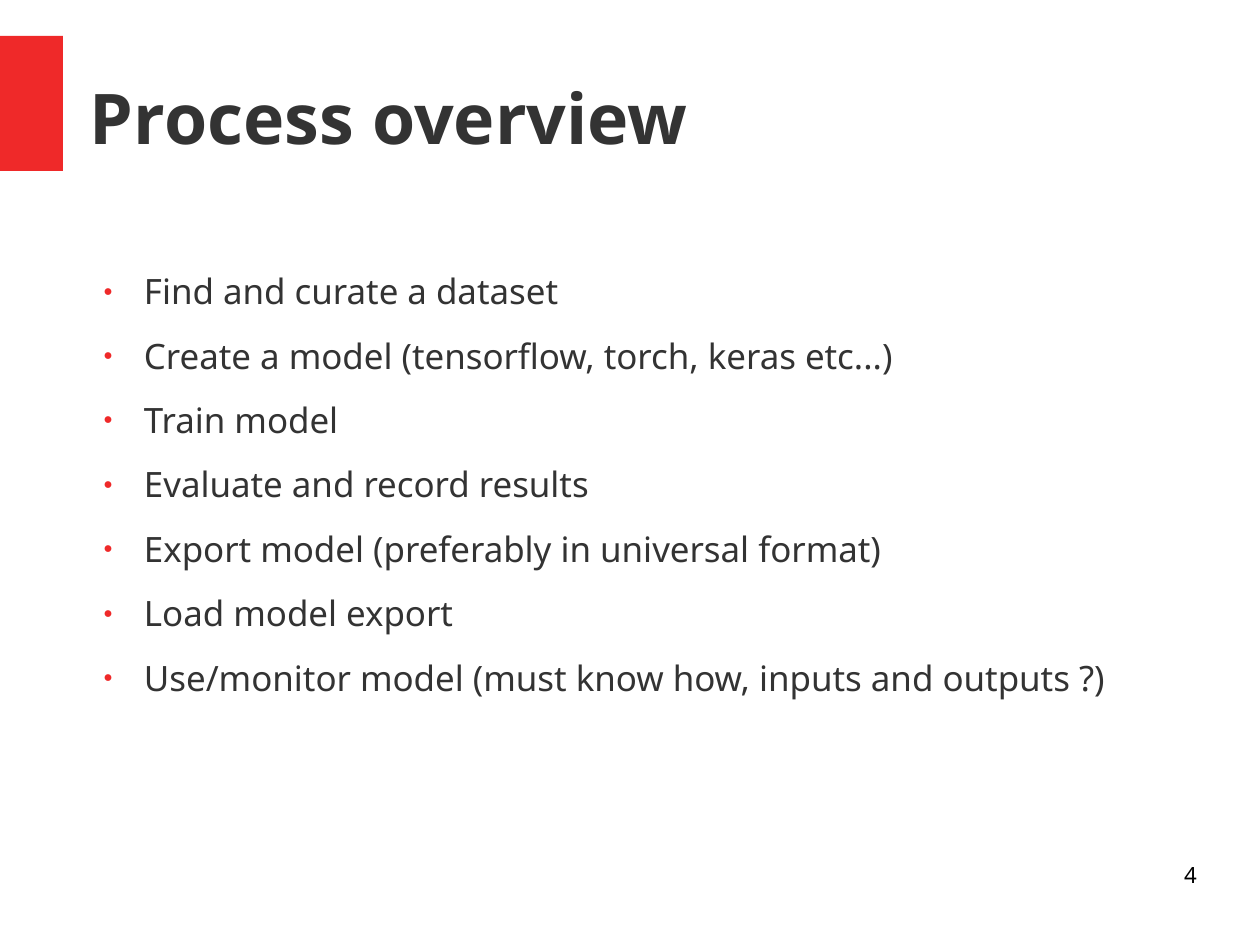
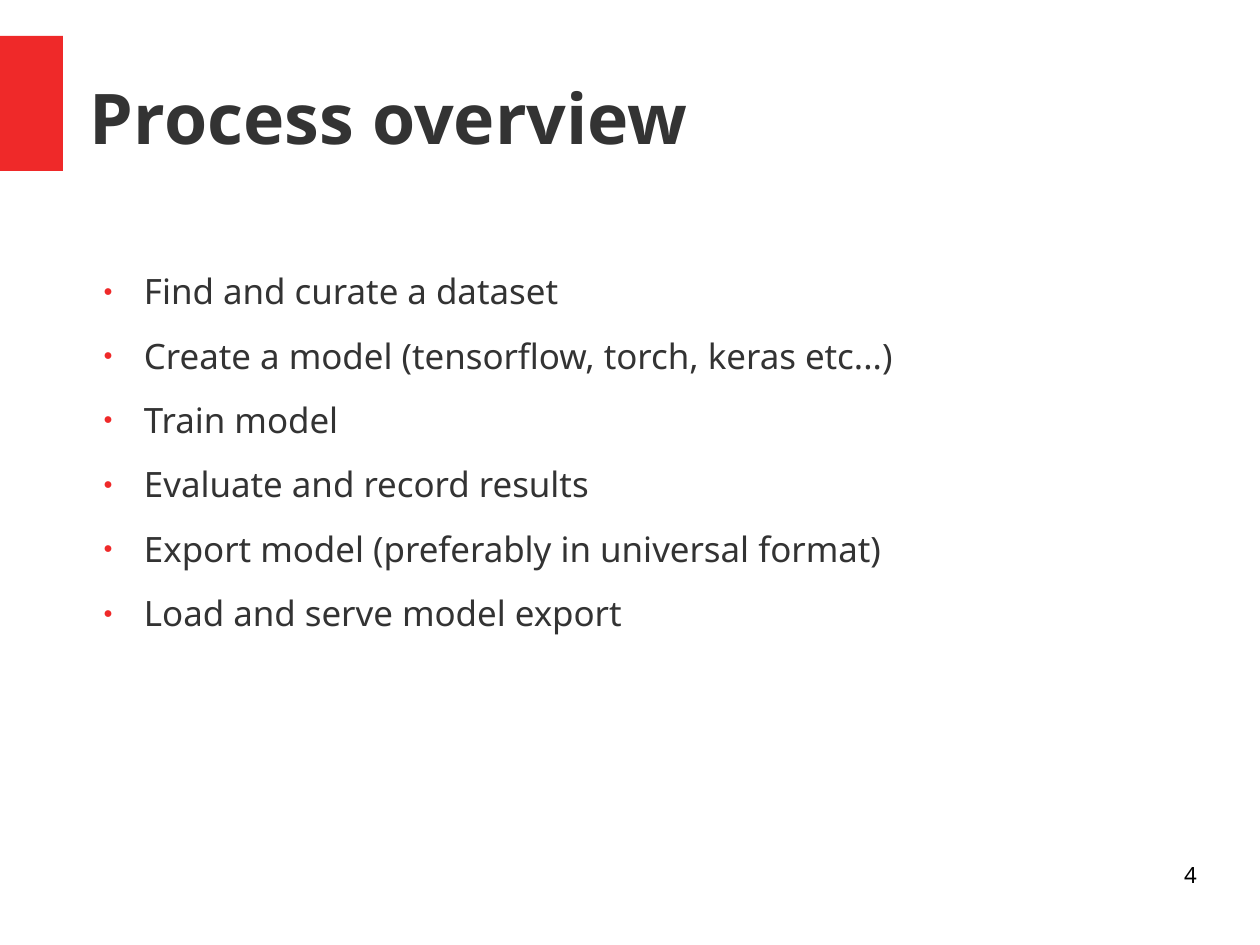
Before and after one commit to andrefsp/models-to-production, a slide deck: slide 4 of models-to-production.odp. Drawn at 1260x945 pixels with LibreOffice and Linux fonts; fonts in the diff are those of the drawing. Boxes give left, top, right and bottom in pixels: in the first picture for what was removed or moved away, otherwise in the second. Text is boxed around its words. In the diff, an @@ line names an element or a change of style, - is before the commit and + after.

```diff
--- a/models-to-production.odp
+++ b/models-to-production.odp
@@ text at bbox=[144, 599, 622, 635]: text changed @@
-● Load model export
-● Use/monitor model (must know how, inputs and outputs ?)
+● Load and serve model export
```
Also in this commit, not shown: 7 other slides changed, 2 slides added, 2 other files.
